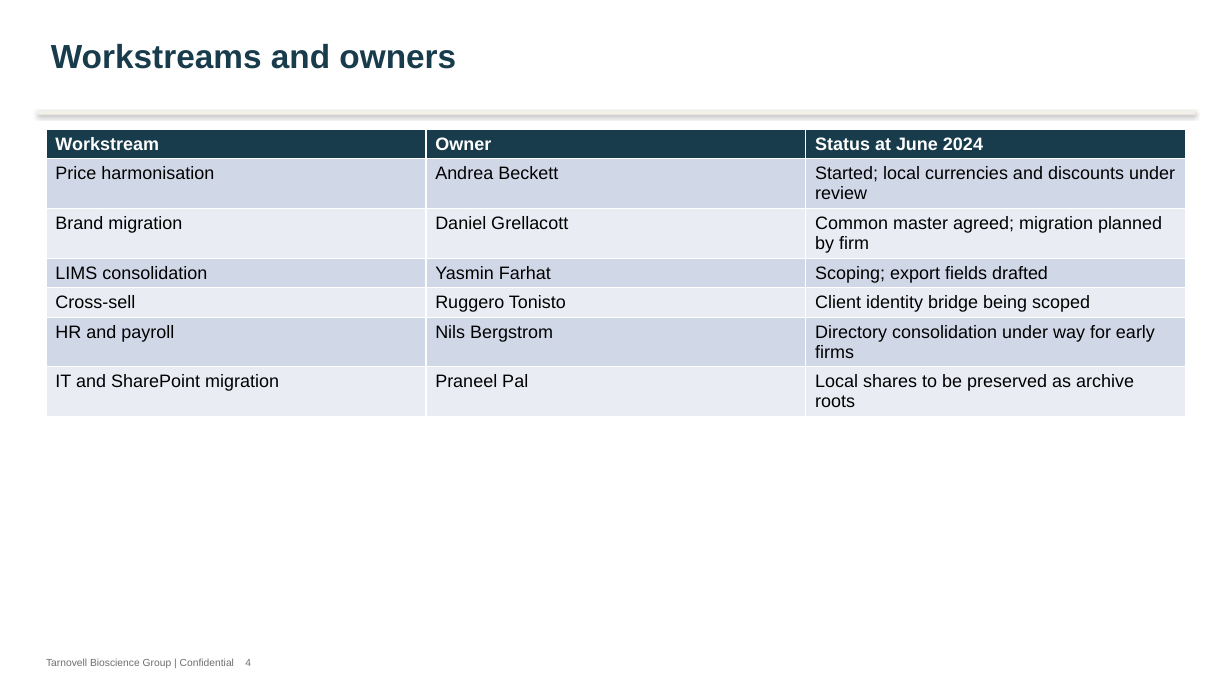
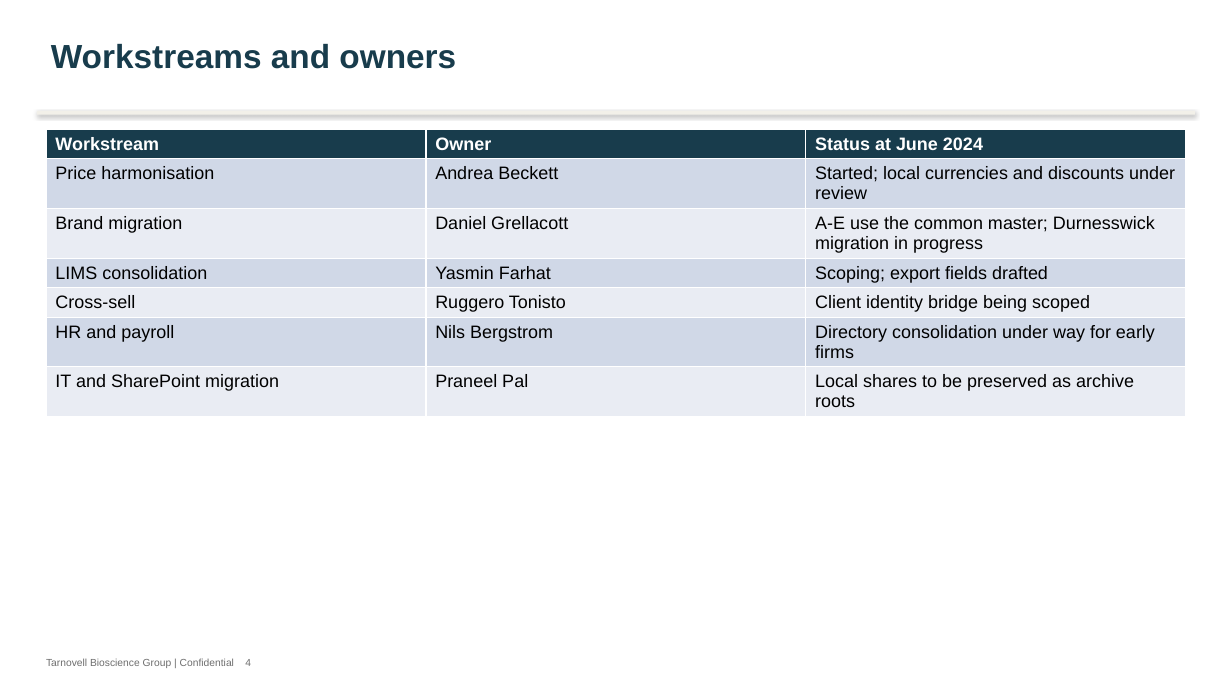
Before and after one commit to 60xAI/portco-mock-dataset, a slide deck: slide 4 of output/archive/Tarnovell_Group/Governance/Board/2024/Q2/Integration_Board_Update_v3_FINAL_final.pptx. Drawn at 1232x693 pixels with LibreOffice and Linux fonts; fonts in the diff are those of the drawing. Boxes give left, top, right and bottom in pixels: in the first picture for what was removed or moved away, otherwise in the second. Text is boxed around its words. In the diff, an @@ line names an element or a change of style, - is before the commit and + after.

```diff
--- a/output/archive/Tarnovell_Group/Governance/Board/2024/Q2/Integration_Board_Update_v3_FINAL_final.pptx
+++ b/output/archive/Tarnovell_Group/Governance/Board/2024/Q2/Integration_Board_Update_v3_FINAL_final.pptx
@@ table at box(46, 129, 1186, 411) @@
-row 3, column 3: Common master agreed; migration planned by firm
+row 3, column 3: A-E use the common master; Durnesswick migration in progress
```
Also in this commit, not shown: 2 other slides changed, 2 other files.
